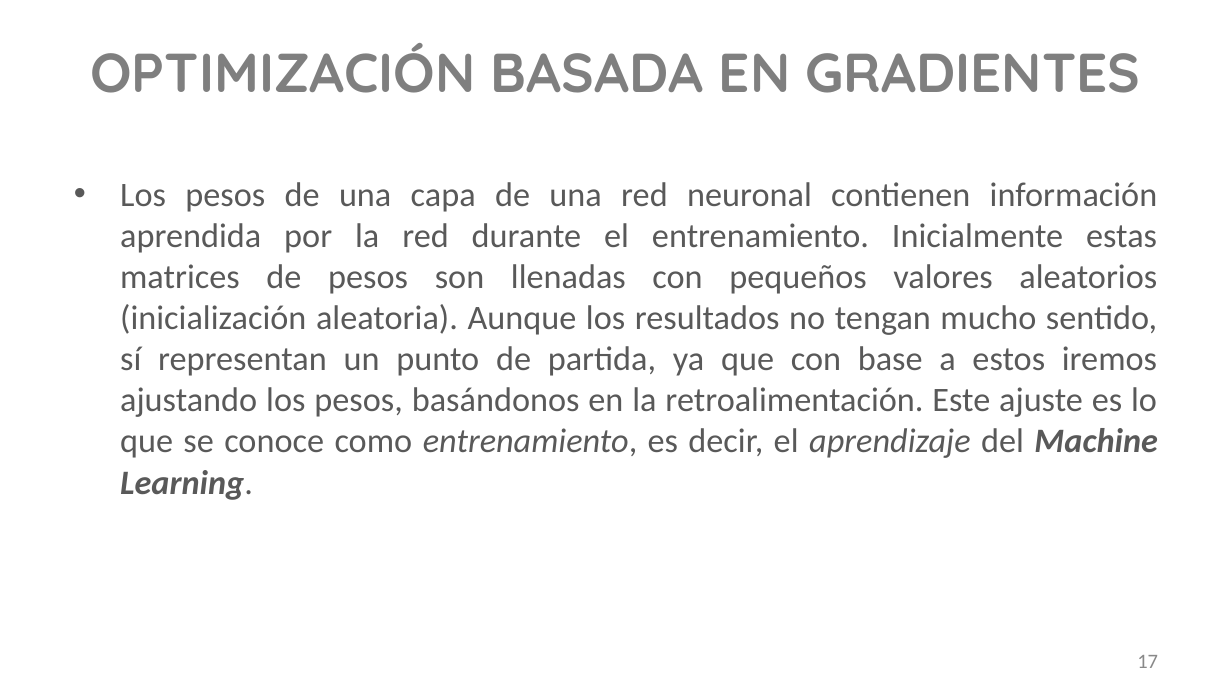
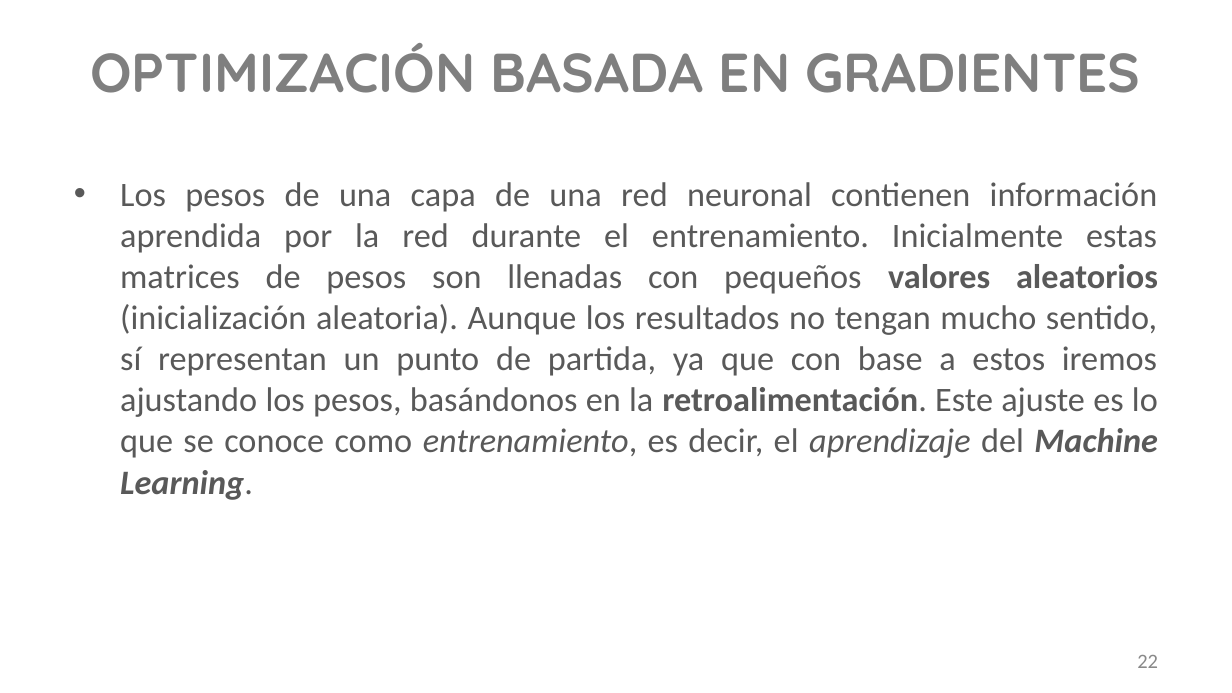
Before and after one commit to shanthalchs/Python-DeepLearning, a slide deck: slide 22 of Python/Fundamentos Matemáticos con Redes Neuronales_2021.pptx (slide 17 before the commit). Drawn at 1232x693 pixels with LibreOffice and Linux fonts; fonts in the diff are those of the drawing; background and template pictures are left out. Boxes give left, top, right and bottom in pixels: in the first picture for what was removed or moved away, otherwise in the second. Text is boxed around its words. In the diff, an @@ line names an element or a change of style, - is before the commit and + after.

```diff
--- a/Python/Fundamentos Matemáticos con Redes Neuronales_2021.pptx
+++ b/Python/Fundamentos Matemáticos con Redes Neuronales_2021.pptx
@@ text "Los pesos de una capa ..." at <box>120,182,1158,500</box>: bold on in "valores aleatorios retroalimentación." @@
@@ page number at <box>1137,655,1158,668</box>: text changed @@
-17
+22
```
Also in this commit, not shown: 8 other slides changed, 6 slides added, 56 other files.
